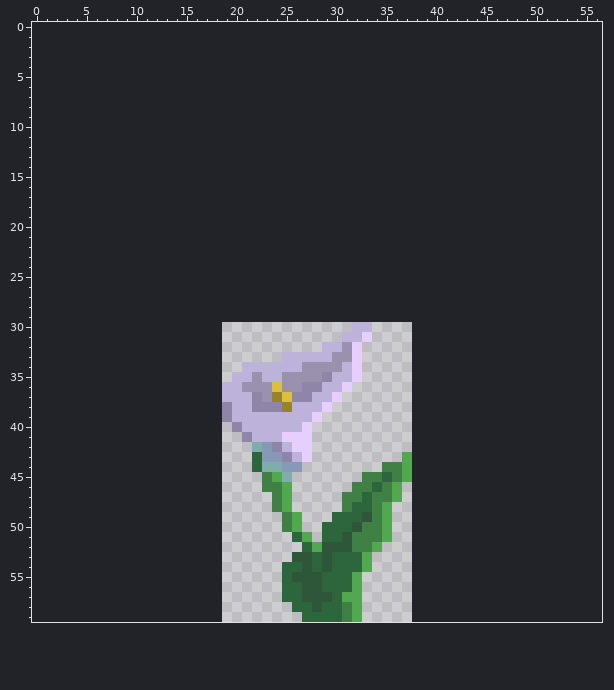
One commit to this pixel-art sprite: projects/final-project/assets/images/flower.png. This is how it looked before the edit.
The file is 19x30 pixels. The old version is drawn lined up with the new one, on the new canvas.
After the commit:
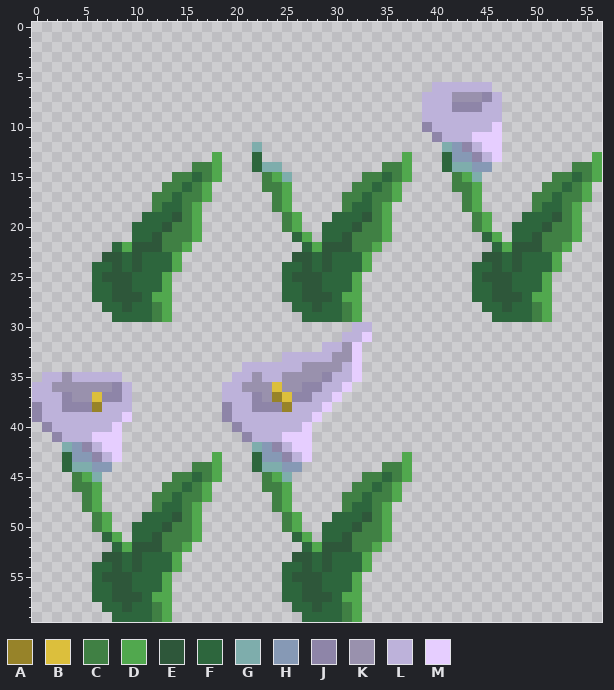
Palette (. is transparent): A #978329  B #dcbf3c  C #408044  D #51a84e  E #2e573a  F #2d663d  G #7eadac  H #8699b5  J #8e85a8  K #9991ad  L #bdb2da  M #e6ceff
The exact change:
canvas 19x30 -> 57x60, the old top-left corner now at 19,30
@@ x 0..56 @@
  5 .........................................................
- 6 .........................................................
- 7 .........................................................
- 8 .........................................................
- 9 .........................................................
-10 .........................................................
-11 .........................................................
-12 .........................................................
-13 .........................................................
-14 .........................................................
-15 .........................................................
-16 .........................................................
-17 .........................................................
-18 .........................................................
-19 .........................................................
-20 .........................................................
-21 .........................................................
-22 .........................................................
-23 .........................................................
-24 .........................................................
-25 .........................................................
-26 .........................................................
-27 .........................................................
-28 .........................................................
-29 .........................................................
+ 6 ........................................LLLLLL...........
+ 7 .......................................LLLKKKJL..........
+ 8 .......................................LLLJJJLL..........
+ 9 .......................................LLLLLLLL..........
+10 .......................................JLLLLLLM..........
+11 ........................................JLLLMMM..........
+12 ......................G..................GHJLMM..........
+13 ..................D...F..............D...FHHJLM.........D
+14 ................CCD...FGG..........CCD...FGGHH........CCD
+15 ..............CCFCD....CDG.......CCFCD....CDG.......CCFCD
+16 .............CCFCD.....CCD......CCFCD.....CCD......CCFCD.
+17 ............CCFCCD......CD.....CCFCCD......CD.....CCFCCD.
+18 ............CFFCD.......CD.....CFFCD.......CD.....CFFCD..
+19 ...........FFFECD........CD...FFFECD........CD...FFFECD..
+20 ..........FFFECCD........CD..FFFECCD........CD..FFFECCD..
+21 ..........FFECCCD.........FD.FFECCCD.........FD.FFECCCD..
+22 ........FDEEECCD...........FDEEECCD...........FDEEECCD...
+23 .......EEFEFFFD...........EEFEFFFD...........EEFEFFFD....
+24 ......FFEFEFFFD..........FFEFEFFFD..........FFEFEFFFD....
+25 ......FEEEFFFD...........FEEEFFFD...........FEEEFFFD.....
+26 ......FFEEFFFD...........FFEEFFFD...........FFEEFFFD.....
+27 ......FFEEEFDD...........FFEEEFDD...........FFEEEFDD.....
+28 .......FFEFFCD............FFEFFCD............FFEFFCD.....
+29 ........FFFFCD.............FFFFCD.............FFFFCD.....
 30 ................................LL.......................
@@ x 0..20 @@
 34 .....................
-35 ....................L
-36 ...................LL
-37 ...................LL
-38 ...................JL
-39 ...................JL
-40 ....................J
-41 .....................
-42 .....................
-43 .....................
-44 .....................
-45 .....................
-46 .....................
-47 .....................
-48 .....................
-49 .....................
-50 .....................
-51 .....................
-52 .....................
-53 .....................
-54 .....................
-55 .....................
-56 .....................
-57 .....................
-58 .....................
-59 .....................
+35 .LLKLLLLL...........L
+36 LLKKKKKKJL.........LL
+37 LLLJKKBJJL.........LL
+38 JLLJJJALLL.........JL
+39 JLLLLLLLLM.........JL
+40 .JLLLLLLM...........J
+41 ..JLLLMMM............
+42 ...GHJLMM............
+43 ...FHHJLM.........D..
+44 ...FGGHH........CCD..
+45 ....CDG.......CCFCD..
+46 ....CCD......CCFCD...
+47 .....CD.....CCFCCD...
+48 .....CD.....CFFCD....
+49 ......CD...FFFECD....
+50 ......CD..FFFECCD....
+51 .......FD.FFECCCD....
+52 ........FDEEECCD.....
+53 .......EEFEFFFD......
+54 ......FFEFEFFFD......
+55 ......FEEEFFFD.......
+56 ......FFEEFFFD.......
+57 ......FFEEEFDD.......
+58 .......FFEFFCD.......
+59 ........FFFFCD.......
Where, in picture pixels (left, top, right, bottom), the same in both pictures:
added: (92, 82, 602, 322)
added: (32, 372, 222, 622)
